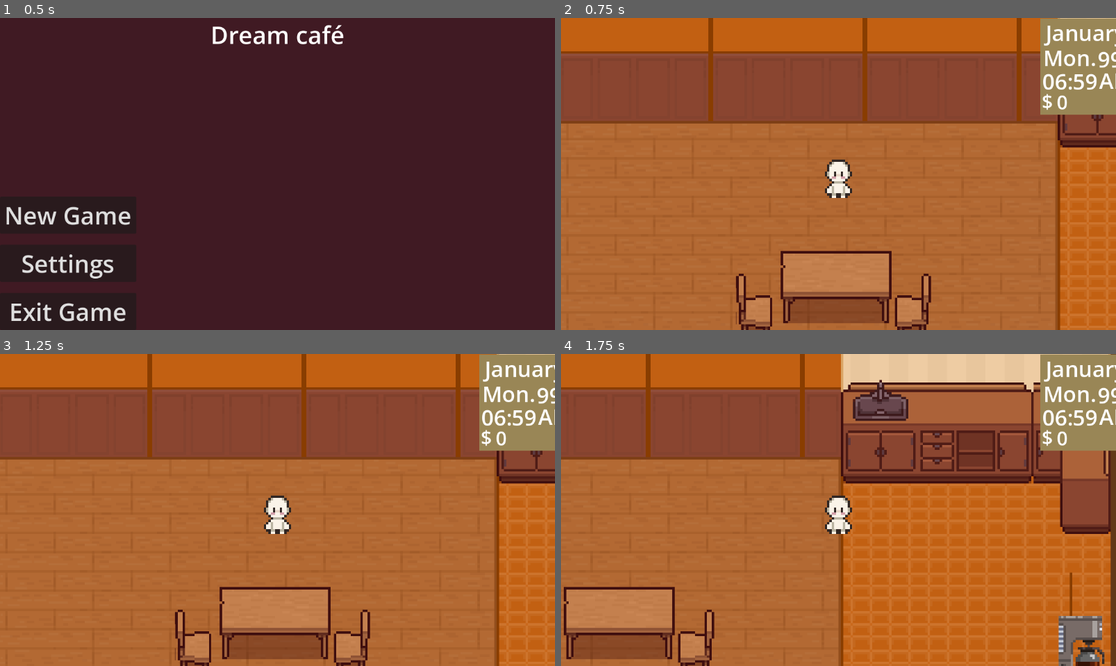
Above: before the commit, frames 1-4 (two rows, left to right).
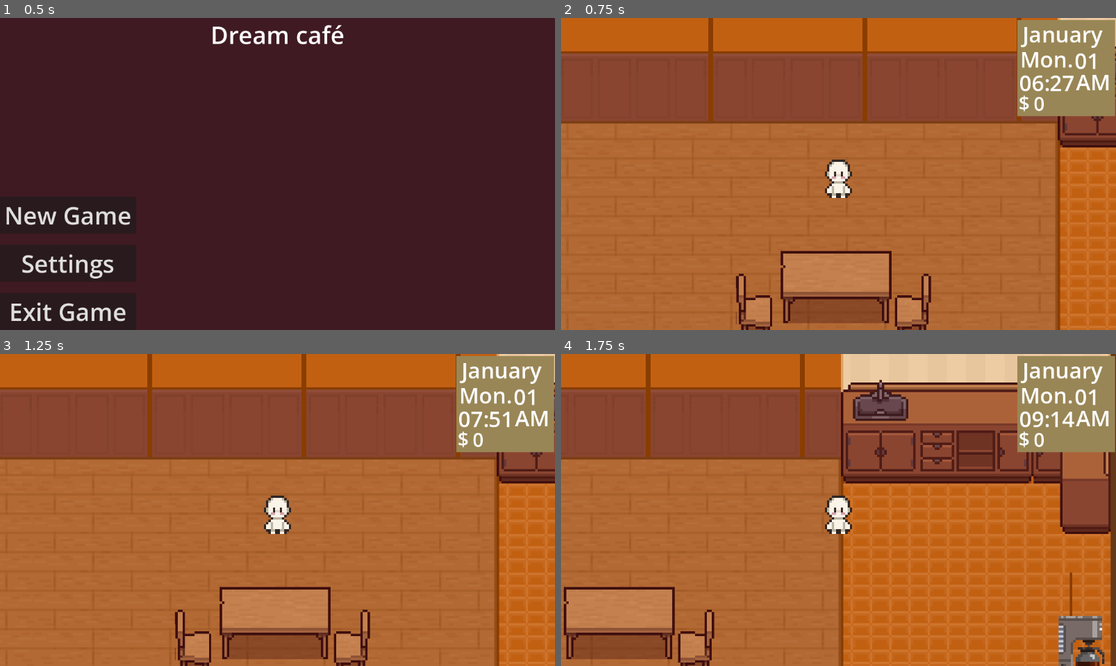
Above: after the commit, the same moments.

Repository: Jose-Prince/UVG-Tesis-Game
Game: Godot game, scene res://Scenes/title_screen.tscn
Same seed, same stepped clock (60 frames per second), same inputs: the game is played once before the commit and once after it.
Inputs (mouse positions are in pixels of both pictures, inside the frame that each line leads up to):
- Up to frame 1 (0.5 s): no input
- Up to frame 2 (0.75 s): click "New Game" at 0.5 s
- Up to frame 3 (1.25 s): no input
- Up to frame 4 (1.75 s): move the mouse to (960, 494) at 1.27 s; hold D (right) from 1.28 s (still down); click (960, 494) at 1.35 s

Frame 1 is identical in both runs. In frame 2, 2.8% of the frame differs, in the area x 82-100%, y 0-32%; in frame 3, 2.7%; in frame 4, 2.8%.
Error before the commit: Invalid type in function 'update_label' in base 'Control (time_ui.gd)'. Cannot convert argument 1 from Array to Object. (res://Scripts/time_ui.gd:20)

Commit message:
Feat: change day and month

Diff:
--- a/Scenes/café_place.tscn
+++ b/Scenes/café_place.tscn
@@ -734,15 +734,15 @@
 [node name="TimeSystem" type="Node" parent="." unique_id=419212550]
 script = ExtResource("1_exwnq")
 date_time = SubResource("Resource_a4k3g")
-ticks_pr_second = 600
+ticks_pr_second = 10000
 
 [node name="CanvasLayer" type="CanvasLayer" parent="." unique_id=465547366]
 
 [node name="TimeGui" parent="CanvasLayer" unique_id=2113710388 instance=ExtResource("3_eqbnc")]
-offset_left = 995.0
-offset_top = 1.0
-offset_right = 995.0
-offset_bottom = 1.0
+offset_left = 947.0
+offset_top = 4.0
+offset_right = 947.0
+offset_bottom = 4.0
 script = ExtResource("4_a4k3g")
 
 [node name="Player" parent="." unique_id=1461023337 instance=ExtResource("5_npy7o")]
--- a/Scripts/time_ui.gd
+++ b/Scripts/time_ui.gd
@@ -17,7 +17,8 @@
 	money_count.text = str(money)
 
 func _on_time_system_updated(date_time: DateTime) -> void:
-	update_label(days, date_time.days)
+	var current_day := ((date_time.days - 1) % 30) + 1
+	update_label(day, current_day)
 
 	var display_hour := date_time.hours
 	var period := "AM"
@@ -33,6 +34,12 @@
 
 	periodLabel.text = period
 
+	var day_index := (date_time.days - 1) % days.size()
+	day_name.text = days[day_index]
+
+	var month_index := int((date_time.days - 1) / 30) % months.size()
+	month.text = months[month_index]
+
 func add_leading_zero(label: Label, value: int) -> void:
 	if value < 10:
 		label.text += '0'
